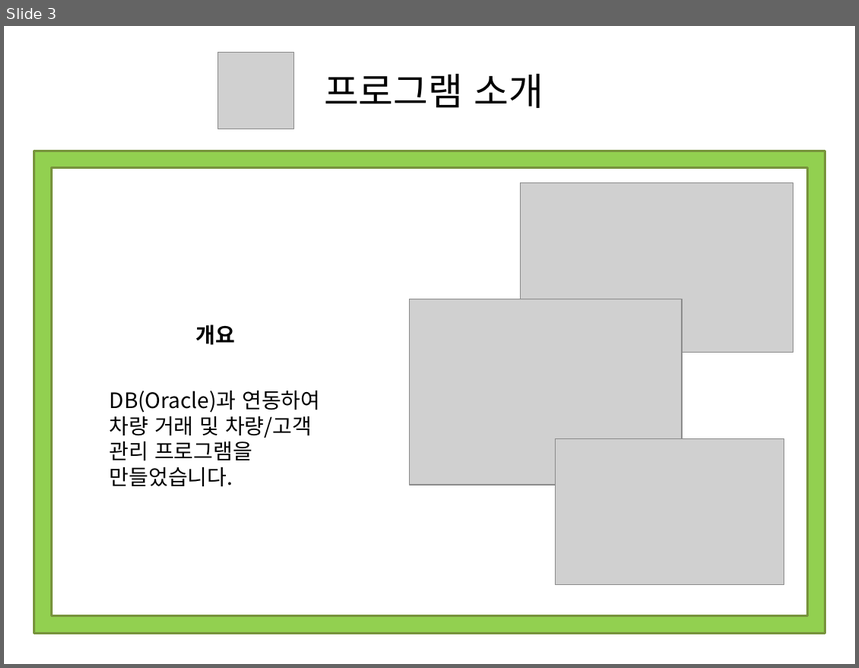
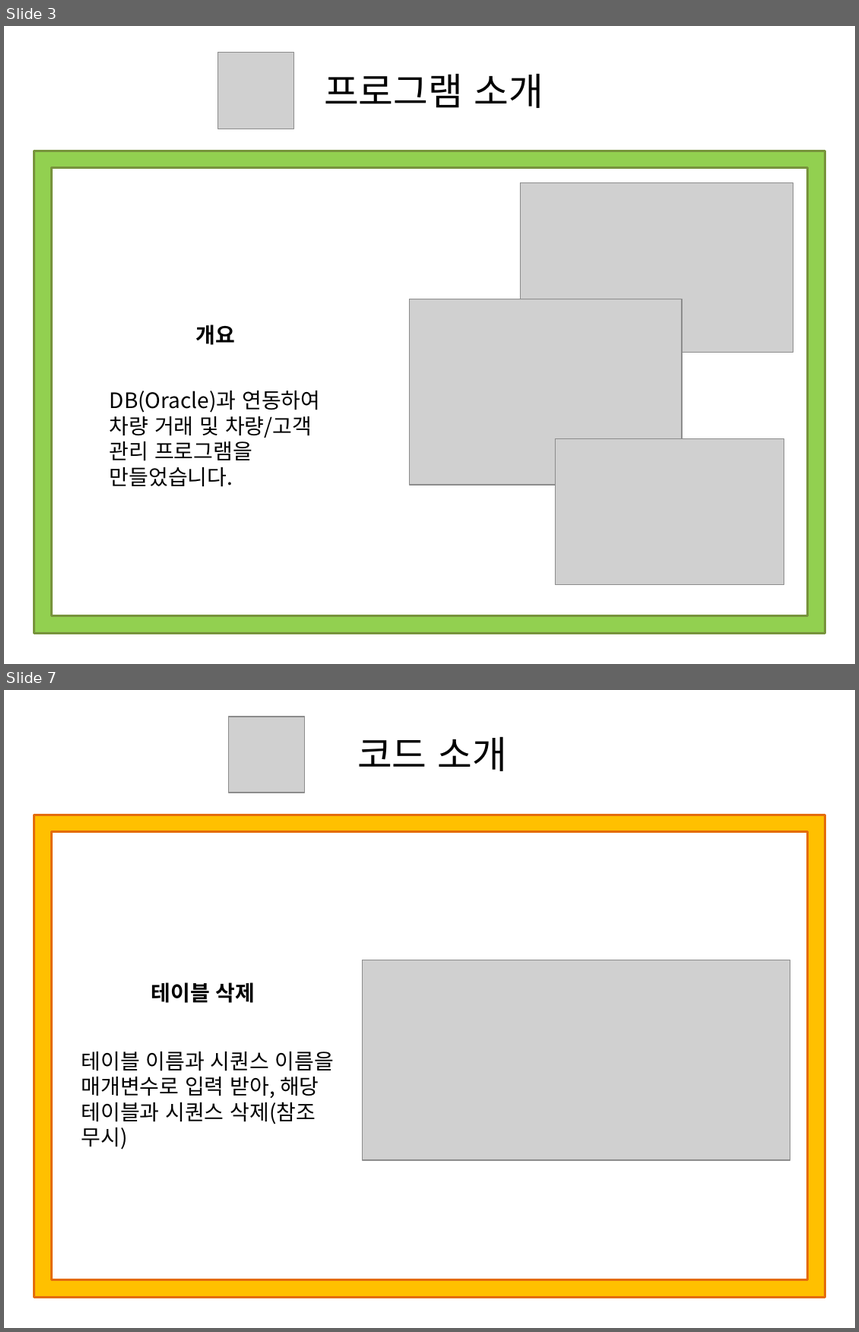
Before and after one commit to Yorgos7784/SW_Lesson, a slide deck: Portfolio/ppt/CarManagementProgram.pptx. Shown one above the other, each under a label of ours: slide 3 before the commit, slides 3 and 7 after it; the slides between them are not shown. The pictures are 859x668 and 859x1332 pixels, drawn with LibreOffice and Linux fonts; fonts in the diff are those of the drawing; grey boxes stand for pictures. Boxes give left, top, right and bottom in pixels: in the first picture for what was removed or moved away, otherwise in the second. Text is boxed around its words. In the diff, an @@ line names an element or a change of style, - is before the commit and + after.

```diff
--- a/Portfolio/ppt/CarManagementProgram.pptx
+++ b/Portfolio/ppt/CarManagementProgram.pptx
@@ slide 7 added at box(4, 690, 855, 1328), background #FFFFFF @@
@@ picture added at box(229, 717, 304, 792) @@
@@ text added at box(357, 737, 508, 771), 32 pt, text #000000 @@
+코드 소개
@@ frame added at box(34, 815, 825, 1298), fill #FFC000, outline #E46C0A 2 pt @@
@@ picture added at box(363, 960, 790, 1160) @@
@@ text added at box(151, 983, 256, 1003), 18 pt, text #000000, bold @@
+테이블 삭제
@@ text added at box(82, 1052, 334, 1150), 18 pt, text #000000 @@
+테이블 이름과 시퀀스 이름을 매개변수로 입력 받아, 해당 테이블과 시퀀스 삭제(참조 무시)
```
Also in this commit, not shown: 2 slides changed, 4 other slides added, 30 other files.
